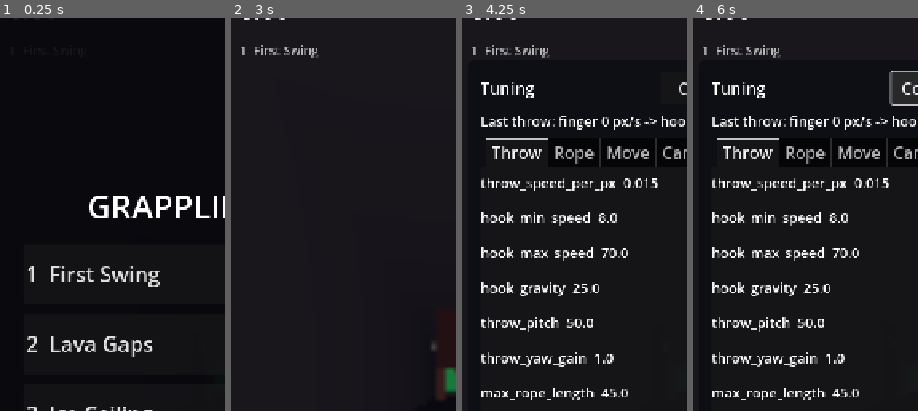
Above: before the commit, frames 1-4 (left to right).
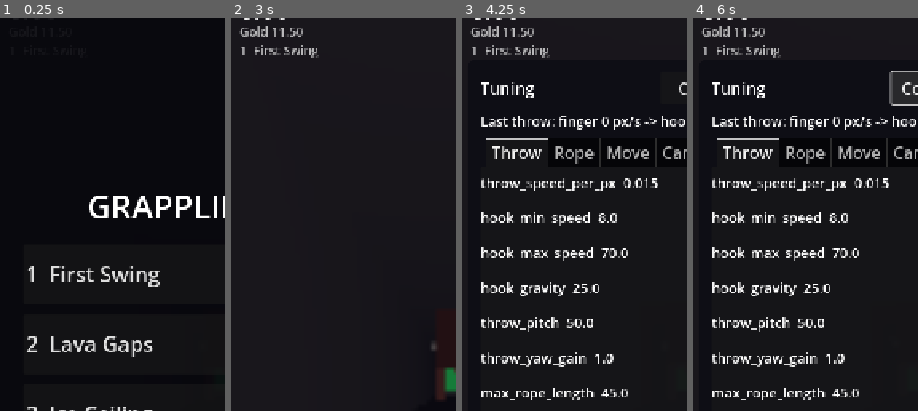
Above: after the commit, the same moments.

Repository: j4nric/Grappling-hook-app
Game: Godot game, scene res://scenes/main.tscn
The game is run twice, just before and just after one commit, with the same random seed, the same clock (stepped at 60 frames per second) and the same inputs.
Inputs:
- Up to frame 1 (0.25 s): no input
- Up to frame 2 (3 s): click "TUNE" at 0.5 s; click "Reset" at 1.25 s; click "Play" at 2 s; click "1 First Swing" at 2.75 s
- Up to frame 3 (4.25 s): click "TUNE" at 3.5 s
- Up to frame 4 (6 s): click "Play" at 4.25 s; click "TUNE" at 5 s; click "Copy" at 5.75 s
The pictures show only the part of the screen within x 0-50%, y 4-54%; the shares and areas given below are measured in that part.

The runs differ from the first frame. In frame 2, 0.4% of the frame differs, in the area x 3-32%, y 2-5%; in frame 3, 0.4%; in frame 4, 0.4%.

Commit message:
Speedrun: Bestzeit pro Level, Medaillen, Startsignal, Ghost
- Bestzeiten pro Level dauerhaft in user://records.cfg
- Medaille (Gold/Silber/Bronze) im Ziel mit nächstem Ziel, im HUD und im
  Level-Menü
- „GO!“ beim ersten Wurf: Startsignal und Start des Timers
- Ghost: jeder Lauf wird aufgezeichnet, der beste als Geist abgespielt
- Test für Startsignal, Speichern/Laden, Medaillen, Ghost, Menü

Co-Authored-By: Claude Opus 5.5 <noreply@anthropic.com>
Claude-Session: https://claude.ai/code/session_01NprrisYecDf1UXiA34pvZx

Diff:
--- a/scenes/main.tscn
+++ b/scenes/main.tscn
@@ -1,10 +1,11 @@
-[gd_scene load_steps=7 format=3]
+[gd_scene load_steps=10 format=3]
 
 [ext_resource type="Script" path="res://scripts/game.gd" id="1_game"]
 [ext_resource type="PackedScene" path="res://scenes/player.tscn" id="3_player"]
 [ext_resource type="Script" path="res://scripts/camera_rig.gd" id="4_camera"]
 [ext_resource type="Script" path="res://scripts/tuning_panel.gd" id="5_tuning"]
 [ext_resource type="Script" path="res://scripts/level_menu.gd" id="6_menu"]
+[ext_resource type="Script" path="res://scripts/ghost.gd" id="7_ghost"]
 
 [sub_resource type="Environment" id="env"]
 background_mode = 1
@@ -16,6 +17,16 @@
 fog_light_color = Color(0.05, 0.05, 0.08, 1)
 fog_density = 0.012
 
+[sub_resource type="StandardMaterial3D" id="mat_ghost"]
+transparency = 1
+shading_mode = 0
+albedo_color = Color(0.6, 0.85, 1, 0.35)
+
+[sub_resource type="CapsuleMesh" id="mesh_ghost"]
+material = SubResource("mat_ghost")
+radius = 0.4
+height = 1.6
+
 [node name="Main" type="Node3D"]
 script = ExtResource("1_game")
 
@@ -28,6 +39,10 @@
 
 [node name="Player" parent="." instance=ExtResource("3_player")]
 transform = Transform3D(1, 0, 0, 0, 1, 0, 0, 0, 1, 0, -3.6, 0)
+
+[node name="Ghost" type="MeshInstance3D" parent="."]
+mesh = SubResource("mesh_ghost")
+script = ExtResource("7_ghost")
 
 [node name="CameraRig" type="Node3D" parent="." node_paths=PackedStringArray("target")]
 script = ExtResource("4_camera")
@@ -101,6 +116,25 @@
 text = "build dev"
 horizontal_alignment = 2
 
+[node name="GoLabel" type="Label" parent="HUD/Safe"]
+visible = false
+layout_mode = 1
+anchors_preset = 8
+anchor_left = 0.5
+anchor_top = 0.5
+anchor_right = 0.5
+anchor_bottom = 0.5
+offset_left = -200.0
+offset_top = -260.0
+offset_right = 200.0
+offset_bottom = -160.0
+grow_horizontal = 2
+grow_vertical = 2
+theme_override_colors/font_color = Color(1, 0.82, 0.2, 1)
+theme_override_font_sizes/font_size = 88
+text = "GO!"
+horizontal_alignment = 1
+
 [node name="FinishPanel" type="PanelContainer" parent="HUD/Safe"]
 visible = false
 layout_mode = 1
@@ -110,9 +144,9 @@
 anchor_right = 0.5
 anchor_bottom = 0.5
 offset_left = -280.0
-offset_top = -200.0
+offset_top = -260.0
 offset_right = 280.0
-offset_bottom = 200.0
+offset_bottom = 260.0
 grow_horizontal = 2
 grow_vertical = 2
 mouse_filter = 2
@@ -133,9 +167,20 @@
 text = "0.00"
 horizontal_alignment = 1
 
+[node name="Medal" type="Label" parent="HUD/Safe/FinishPanel/Lines"]
+layout_mode = 2
+theme_override_font_sizes/font_size = 44
+horizontal_alignment = 1
+
 [node name="Best" type="Label" parent="HUD/Safe/FinishPanel/Lines"]
 layout_mode = 2
 theme_override_font_sizes/font_size = 28
+horizontal_alignment = 1
+
+[node name="Target" type="Label" parent="HUD/Safe/FinishPanel/Lines"]
+modulate = Color(1, 1, 1, 0.7)
+layout_mode = 2
+theme_override_font_sizes/font_size = 24
 horizontal_alignment = 1
 
 [node name="Again" type="Label" parent="HUD/Safe/FinishPanel/Lines"]
--- a/scripts/game.gd
+++ b/scripts/game.gd
@@ -16,6 +16,8 @@
 @onready var level_label: Label = $HUD/Safe/LevelLabel
 @onready var version_label: Label = $HUD/Safe/VersionLabel
 @onready var finish_panel: PanelContainer = $HUD/Safe/FinishPanel
+@onready var go_label: Label = $HUD/Safe/GoLabel
+@onready var ghost := $Ghost
 
 var level: Level
 var level_index := 0
@@ -70,29 +72,28 @@
 	level.finished.connect(_on_finished)
 	level.checkpoint_reached.connect(func(point: Vector3) -> void: _respawn = point)
 	level.killed.connect(_on_killed)
-	_best = INF
+	_best = Records.best_time(Levels.LIST[index])
 	restart()
 
 
 func open_menu() -> void:
 	var entries := []
 	for path in Levels.LIST:
-		entries.append({"name": _level_name(path)})
+		var scene: Level = load(path).instantiate()
+		var best := Records.best_time(path)
+		var detail := ""
+		if best < INF:
+			detail = "%.2f s  %s" % [best, Records.medal_name(Records.medal(scene, best))]
+		entries.append({"name": scene.level_name, "detail": detail})
+		scene.free()
 	menu.open(entries)
-
-
-func _level_name(path: String) -> String:
-	var state := (load(path) as PackedScene).get_state()
-	for i in state.get_node_property_count(0):
-		if state.get_node_property_name(0, i) == "level_name":
-			return state.get_node_property_value(0, i)
-	return path.get_file().get_basename()
 
 
 func _process(delta: float) -> void:
 	if _running:
 		# Real time: slow motion while aiming must not shorten the run.
 		_elapsed += delta / maxf(Engine.time_scale, 0.001)
+		ghost.update_run(_elapsed, player.global_position)
 	if player.global_position.y < kill_y:
 		_on_killed()
 	time_label.text = "%.2f" % _elapsed
@@ -110,6 +111,8 @@
 	_elapsed = 0.0
 	_running = false
 	_finished = false
+	ghost.reset(Records.load_ghost(Levels.LIST[level_index]))
+	go_label.visible = false
 	_update_hud()
 
 
@@ -123,6 +126,17 @@
 		restart()
 	elif not _running:
 		_running = true
+		_flash_go()
+
+
+## Start signal: the run (and the timer) starts with the first throw.
+func _flash_go() -> void:
+	go_label.visible = true
+	go_label.modulate.a = 1.0
+	var tween := create_tween()
+	tween.tween_interval(0.3)
+	tween.tween_property(go_label, "modulate:a", 0.0, 0.4)
+	tween.tween_callback(func() -> void: go_label.visible = false)
 
 
 func _on_hook_attached(_point: Vector3, _normal: Vector3) -> void:
@@ -136,13 +150,32 @@
 		return
 	_finished = true
 	_running = false
-	var new_best := _elapsed < _best
+	var path: String = Levels.LIST[level_index]
+	var new_best := Records.submit(path, _elapsed)
+	if new_best:
+		Records.save_ghost(path, ghost.recording())
 	_best = minf(_best, _elapsed)
+	var medal := Records.medal(level, _elapsed)
+	var medal_label: Label = finish_panel.get_node("Lines/Medal")
+	medal_label.text = Records.medal_name(medal).to_upper() if medal != Records.Medal.NONE else "No medal"
+	medal_label.add_theme_color_override("font_color", Records.medal_color(medal))
 	finish_panel.get_node("Lines/Time").text = "%.2f s" % _elapsed
 	finish_panel.get_node("Lines/Best").text = "New best!" if new_best else "Best: %.2f s" % _best
+	finish_panel.get_node("Lines/Target").text = _next_target(medal)
 	finish_panel.get_node("Lines/Again").text = "Tap to play again" if _touch else "Click to play again"
 	finish_panel.get_node("Lines/Buttons/Next").visible = level_index + 1 < Levels.LIST.size()
 	_update_hud()
+
+
+func _next_target(medal: Records.Medal) -> String:
+	match medal:
+		Records.Medal.NONE:
+			return "Bronze: %.2f s" % level.bronze_time
+		Records.Medal.BRONZE:
+			return "Silver: %.2f s" % level.silver_time
+		Records.Medal.SILVER:
+			return "Gold: %.2f s" % level.gold_time
+	return ""
 
 
 func _apply_safe_area() -> void:
@@ -156,7 +189,11 @@
 func _update_hud() -> void:
 	finish_panel.visible = _finished
 	level_label.text = "%d  %s" % [level_index + 1, level.level_name]
-	best_label.text = "" if _best == INF else "Best %.2f" % _best
+	if _best == INF:
+		best_label.text = "Gold %.2f" % level.gold_time
+	else:
+		var medal := Records.medal(level, _best)
+		best_label.text = "Best %.2f  %s" % [_best, Records.medal_name(medal)]
 	if _finished:
 		hint_label.text = ""
 	elif _landscape and _touch:
--- /dev/null
+++ b/scripts/ghost.gd
@@ -0,0 +1,43 @@
+extends MeshInstance3D
+## Ghost of the best run: records the player during a run and replays the
+## best recording next to the live run.
+
+const SAMPLE_TIME := 0.05
+
+var _recording := PackedVector3Array()
+var _replay := PackedVector3Array()
+var _record_clock := 0.0
+
+
+func _ready() -> void:
+	top_level = true
+	visible = false
+
+
+## New level or restart: drop the recording, load the replay.
+func reset(replay: PackedVector3Array) -> void:
+	_replay = replay
+	_recording.clear()
+	_record_clock = 0.0
+	visible = false
+
+
+func recording() -> PackedVector3Array:
+	return _recording
+
+
+## Called every frame while the run timer runs, with the run time (s).
+func update_run(time: float, player_position: Vector3) -> void:
+	while _record_clock <= time:
+		_recording.append(player_position)
+		_record_clock += SAMPLE_TIME
+	if _replay.size() < 2:
+		visible = false
+		return
+	var f := time / SAMPLE_TIME
+	var i := int(f)
+	if i >= _replay.size() - 1:
+		global_position = _replay[-1]
+	else:
+		global_position = _replay[i].lerp(_replay[i + 1], f - i)
+	visible = true
--- /dev/null
+++ b/scripts/records.gd
@@ -0,0 +1,67 @@
+class_name Records
+## Best times and ghost runs per level, kept in user:// (IndexedDB in the
+## browser). Levels are keyed by their scene file name.
+
+const PATH := "user://records.cfg"
+const GHOST_DIR := "user://"
+
+enum Medal { NONE, BRONZE, SILVER, GOLD }
+
+
+static func key(level_path: String) -> String:
+	return level_path.get_file().get_basename()
+
+
+static func best_time(level_path: String) -> float:
+	var cfg := ConfigFile.new()
+	if cfg.load(PATH) != OK:
+		return INF
+	return cfg.get_value("best", key(level_path), INF)
+
+
+## Stores the time if it beats the best. Returns true for a new best.
+static func submit(level_path: String, time: float) -> bool:
+	if time >= best_time(level_path):
+		return false
+	var cfg := ConfigFile.new()
+	cfg.load(PATH)
+	cfg.set_value("best", key(level_path), time)
+	cfg.save(PATH)
+	return true
+
+
+static func medal(level: Level, time: float) -> Medal:
+	if time <= level.gold_time:
+		return Medal.GOLD
+	if time <= level.silver_time:
+		return Medal.SILVER
+	if time <= level.bronze_time:
+		return Medal.BRONZE
+	return Medal.NONE
+
+
+static func medal_name(medal_value: Medal) -> String:
+	return ["", "Bronze", "Silver", "Gold"][medal_value]
+
+
+static func medal_color(medal_value: Medal) -> Color:
+	return [Color.WHITE, Color(0.8, 0.5, 0.25), Color(0.8, 0.82, 0.88), Color(1.0, 0.82, 0.2)][medal_value]
+
+
+## Ghost: player positions sampled every Ghost.SAMPLE_TIME seconds.
+static func save_ghost(level_path: String, samples: PackedVector3Array) -> void:
+	var file := FileAccess.open(_ghost_path(level_path), FileAccess.WRITE)
+	if file:
+		file.store_var(samples)
+
+
+static func load_ghost(level_path: String) -> PackedVector3Array:
+	var file := FileAccess.open(_ghost_path(level_path), FileAccess.READ)
+	if file == null:
+		return PackedVector3Array()
+	var data = file.get_var()
+	return data if data is PackedVector3Array else PackedVector3Array()
+
+
+static func _ghost_path(level_path: String) -> String:
+	return GHOST_DIR + "ghost_%s.dat" % key(level_path)
--- a/tests/run_tests.gd
+++ b/tests/run_tests.gd
@@ -3,7 +3,7 @@
 ## godot --headless --fixed-fps 60 --path . --script res://tests/run_tests.gd
 ## Exit code 1 if any check failed.
 
-const TUNING_FILES := ["user://tuning_v2.cfg", "user://tuning_v3.cfg"]
+const SAVED_FILES := ["user://tuning_v2.cfg", "user://tuning_v3.cfg", "user://records.cfg"]
 
 
 func _initialize() -> void:
@@ -36,6 +36,9 @@
 
 
 func _clear_saved_state() -> void:
-	for path in TUNING_FILES:
+	for path in SAVED_FILES:
 		if FileAccess.file_exists(path):
 			DirAccess.remove_absolute(path)
+	for file in DirAccess.get_files_at("user://"):
+		if file.begins_with("ghost_"):
+			DirAccess.remove_absolute("user://" + file)
--- /dev/null
+++ b/tests/test_speedrun.gd
@@ -0,0 +1,48 @@
+extends "res://tests/test_case.gd"
+## Speedrun loop: start signal, persistent best time, medals, ghost.
+
+
+func run() -> void:
+	await load_main()
+	var p := player()
+	var path: String = Levels.LIST[0]
+	var best_label: Label = main.get_node("HUD/Safe/BestLabel")
+	await wait_frames(5)
+	check(best_label.text.begins_with("Gold "), "without a record the HUD shows the gold time")
+
+	InputRouter.throw_requested.emit(Vector2(0, -300), Vector2(0, -3000))
+	await get_tree().process_frame
+	check(main.go_label.visible, "first throw shows GO!")
+	await wait_frames(60)
+	p.global_position = Vector3(0, 0, main.level.finish_z())
+	await wait_frames(3)
+	check(main._finished, "finish reached")
+	var time: float = main._elapsed
+	check(is_equal_approx(Records.best_time(path), time), "best time is saved (%.2f s)" % time)
+	check(main.get_node("HUD/Safe/FinishPanel/Lines/Medal").text == "GOLD", "fast run earns gold")
+	check(Records.load_ghost(path).size() > 10, "ghost of the best run is saved")
+
+	# A new session loads the record and replays the ghost.
+	main.free()
+	await load_main()
+	p = player()
+	check(is_equal_approx(main._best, time), "best time survives a restart of the game")
+	check(main.get_node("HUD/Safe/BestLabel").text.contains("Gold"), "HUD shows best time and medal")
+	InputRouter.throw_requested.emit(Vector2(0, -300), Vector2(0, -3000))
+	await wait_frames(10)
+	check(main.ghost.visible, "ghost runs along")
+	check(not Records.submit(path, time + 1.0), "a slower time is no new best")
+	check(is_equal_approx(Records.best_time(path), time), "slower time leaves the record")
+
+	# Medal thresholds.
+	var level: Level = main.level
+	check(Records.medal(level, level.gold_time) == Records.Medal.GOLD, "gold at the gold time")
+	check(Records.medal(level, level.silver_time) == Records.Medal.SILVER, "silver at the silver time")
+	check(Records.medal(level, level.bronze_time) == Records.Medal.BRONZE, "bronze at the bronze time")
+	check(Records.medal(level, level.bronze_time + 1.0) == Records.Medal.NONE, "slower: no medal")
+
+	# The level menu shows the record.
+	main.open_menu()
+	var first: Button = main.menu._list.get_child(0)
+	check(first.text.contains("%.2f" % time), "menu shows the best time")
+	main.menu.close()
Not shown, added: scripts/ghost.gd.uid
Not shown, added: scripts/records.gd.uid
Not shown, changed: CLAUDE.md
Not shown, changed: docs/next-steps.md
Not shown, changed: docs/roadmap.md
